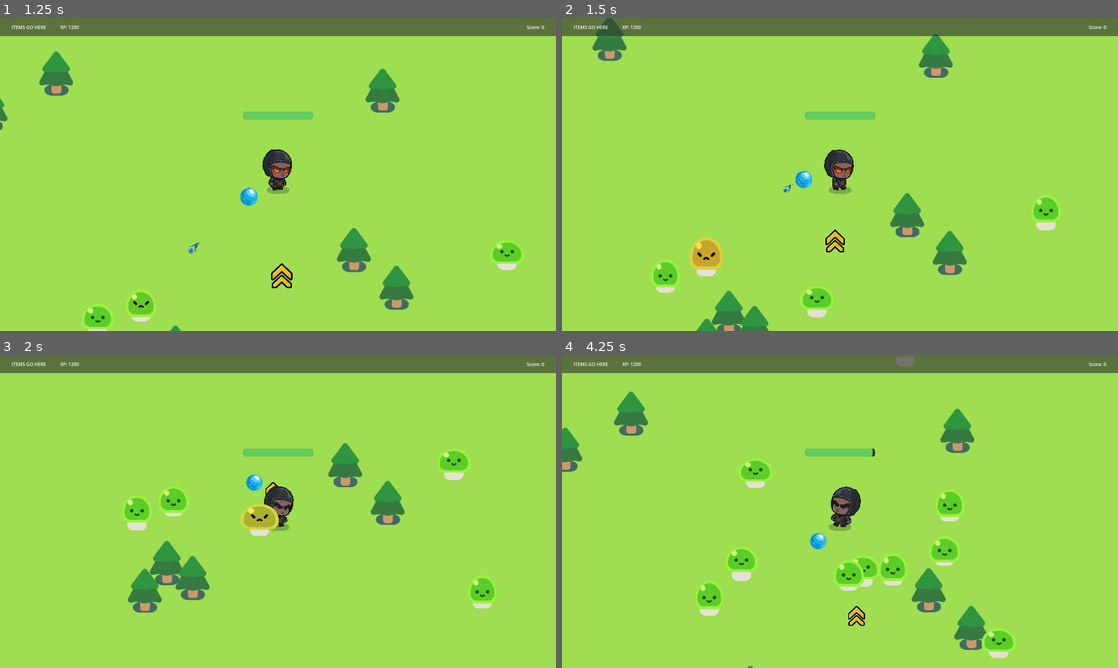
Above: before the commit, frames 1-4 (two rows, left to right).
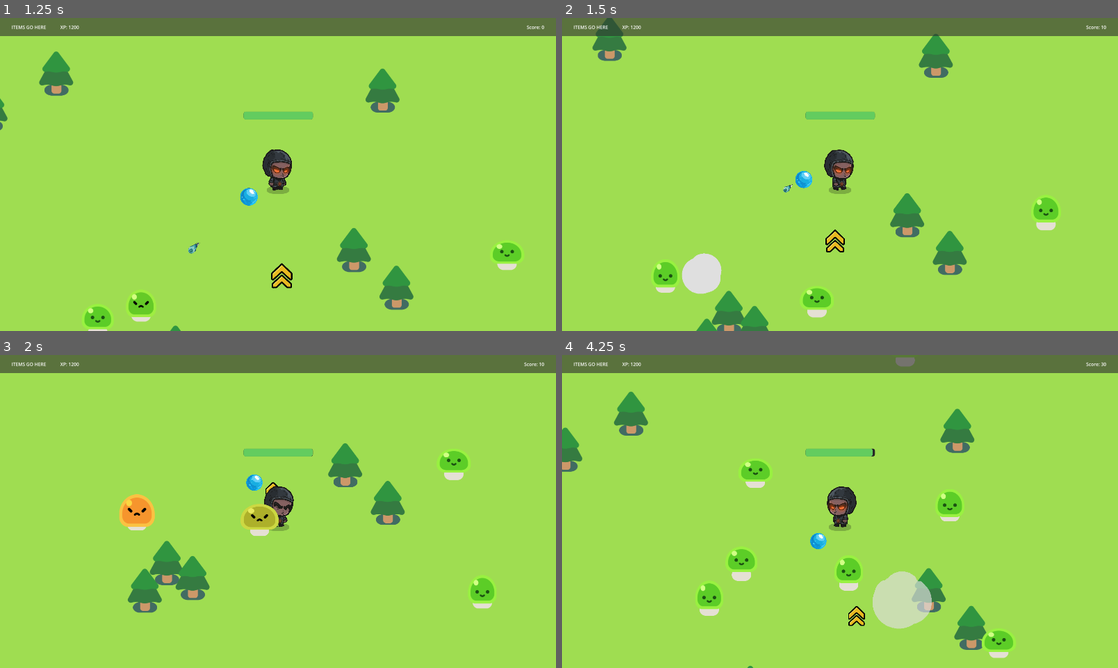
Above: after the commit, the same moments.

Repository: James-Christensen/survivors
Game: Godot game, scene res://Scenes/survivors_game.tscn
Same seed, same stepped clock (60 frames per second), same inputs: the game is played once before the commit and once after it.
Inputs:
- Up to frame 1 (1.25 s): hold D (move_right) from 0.53 s (still down)
- Up to frame 2 (1.5 s): release D (move_right) at 1.28 s; hold S (move_down) from 1.28 s (still down)
- Up to frame 3 (2 s): keep holding S (move_down)
- Up to frame 4 (4.25 s): release S (move_down) at 2.03 s; hold D (move_right) 2.03-2.78 s; hold W (move_up) 2.78-3.53 s; hold A (move_left) from 3.53 s (still down)

Frame 1 is identical in both runs. In frame 2, 1.0% of the frame differs, in the area x 21-98%, y 2-89%; in frame 3, 0.9%; in frame 4, 2.8%, in the area x 47-98%, y 2-88%.

Commit message:
Remove unused tile assets and improve animation logic
Deleted tile_0008 and tile_0009 assets and their import files. Updated dark_oracle.gd to improve animation handling for hurt and idle states. Set default player damage_amount to 1 in GameManager.gd. Cleared selected nodes and updated editor state files to reflect recent changes.

Diff:
--- a/2d-project-start/Scenes/player/dark_oracle.gd
+++ b/2d-project-start/Scenes/player/dark_oracle.gd
@@ -19,19 +19,23 @@
 	# Handle animations
 	if direction != Vector2.ZERO:
 		if direction.x != 0:
+			sprite.flip_h = direction.x < 0
+
 			if taking_damage:
 				sprite.play("hurt")
-				sprite.flip_h = direction.x < 0
 			else:
 				sprite.play("walk_right")
-				sprite.flip_h = direction.x < 0  # Flip if moving left
+				#sprite.flip_h = direction.x < 0  # Flip if moving left
 		else:
 			if taking_damage:
 				sprite.play("hurt")
 			else:
 				sprite.play("walk_right")  # Or keep current animation
 	else:
-		sprite.play("idle")
+		if taking_damage:
+				sprite.play("hurt")
+		else:
+			sprite.play("idle")
 
 	const DAMAGE_RATE = 5.0
 	var overlapping_mobs = 	%HurtBox.get_overlapping_bodies()
@@ -52,11 +56,12 @@
 
 func _on_animation_finished():
 	var current_anim = sprite.animation
-	if current_anim == "hurt":
-		print("hurt")
-	elif current_anim == "idle":
-		print("Idle animation finished")
-	elif current_anim == "die":
+	if current_anim == "die":
 		print("Die Completed:")
 		print("emitting health depleted")
 		health_depleted.emit()
+	elif current_anim == "hurt":
+		print("Hurt Completed:")
+		taking_damage = false
+	else:
+		print("Animation Finished", current_anim)
--- a/2d-project-start/State/GameManager.gd
+++ b/2d-project-start/State/GameManager.gd
@@ -10,7 +10,7 @@
 
 #PLayer info
 var health = 100.0
-var damage_amount = 0
+var damage_amount = 1
 var max_damage_amount = 3
 
 #Bullet
Binary file removed: 2d-project-start/assets/tile_0008.png
Not shown, removed: 2d-project-start/assets/tile_0008.png.import
Binary file removed: 2d-project-start/assets/tile_0009.png
Not shown, removed: 2d-project-start/assets/tile_0009.png.import
